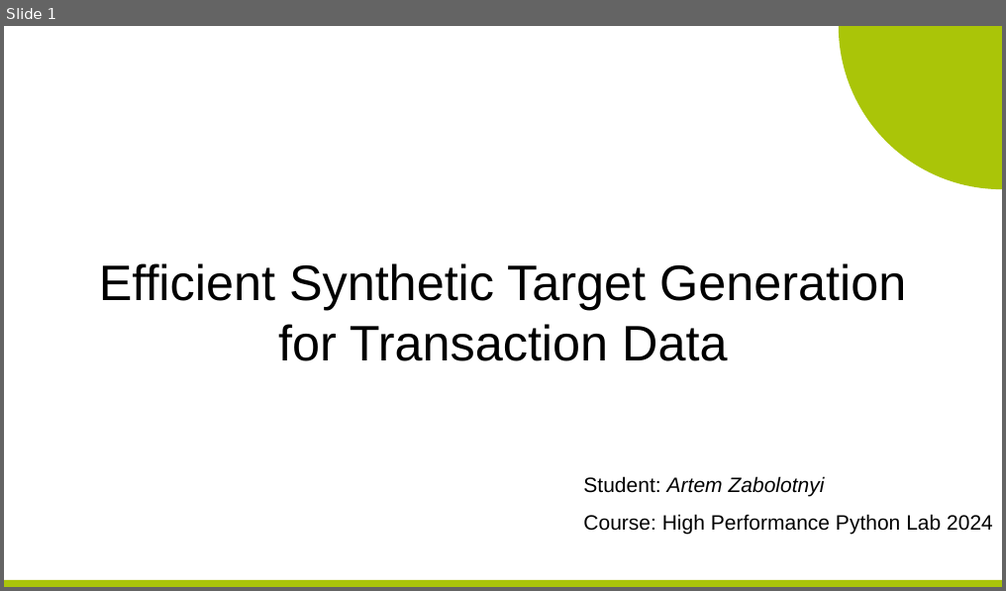
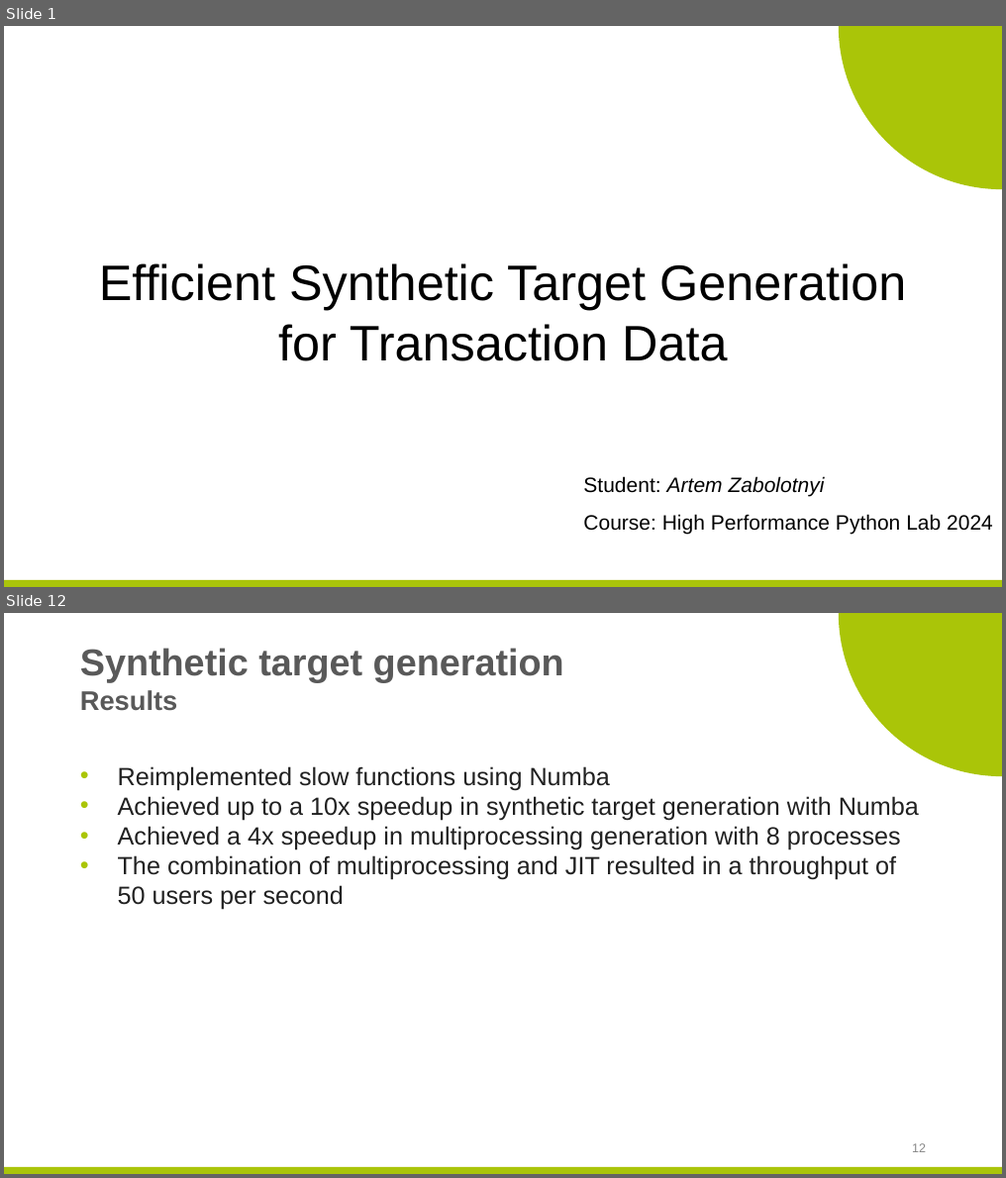
Before and after one commit to zaaabik/hppl_skoltech_project, a slide deck: presentations.pptx. Shown one above the other, each under a label of ours: slide 1 before the commit, slides 1 and 12 after it; the slides between them are not shown. The pictures are 1006x591 and 1006x1178 pixels, drawn with LibreOffice and Linux fonts; fonts in the diff are those of the drawing; background and template pictures are left out. Boxes give left, top, right and bottom in pixels: in the first picture for what was removed or moved away, otherwise in the second. Text is boxed around its words. In the diff, an @@ line names an element or a change of style, - is before the commit and + after.

```diff
--- a/presentations.pptx
+++ b/presentations.pptx
@@ slide 12 added at [4, 613, 1002, 1174], background #FFFFFF; not listed: 2 template elements that a slide beside it also shows @@
@@ title added at [80, 648, 564, 711], 36 pt, text #595959, bold @@
+Synthetic target generation
+Results
@@ text added at [118, 766, 919, 910], 24 pt, text #212121 @@
+• Reimplemented slow functions using Numba
+• Achieved up to a 10x speedup in synthetic target generation with Numba
+• Achieved a 4x speedup in multiprocessing generation with 8 processes
+• The combination of multiprocessing and JIT resulted in a throughput of 50 users per second
@@ page number added at [912, 1144, 926, 1153], 12 pt, text #888888 @@
+12
```
Also in this commit, not shown: 7 slides changed, 3 other slides added, 3 slides removed, 28 other files.
